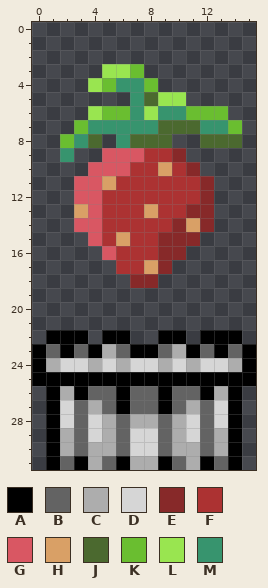
Pixel-art sprite: Graphics/Atlases/Gameplay/Head2Head/ILSelector/Idle00.png. This is how it looked before the edit.
The file is 16x32 pixels.
Palette (. is transparent): A #000000  B #636363  C #adadad  D #d6d6d6  E #872929  F #ac3232  G #d95763  H #d9a066  J #4b692f  K #6abe30  L #99e550  M #37946e
Pixels before, first column x 0:
 3 .....LLK........
 4 ....LKMMK.......
 5 .......MJLL.....
 6 ....LKKMLMMKKK..
 7 ...KMMMMMJJJMMK.
 8 ..KMJ.MJJJ..JJJ.
 9 ..M..GGGFFE.....
10 ....GGGFFHFE....
11 ...GGHFFFFFFE...
12 ...GGFFFFFFFE...
13 ...HGFFFHFFEE...
14 ...GGFFFFFEHE...
15 ....GFHFFEEE....
16 .....GFFFEE.....
17 ......FFHE......
18 .......EE.......
19 ................
20 ................
21 ................
22 .AAA.AA..AA.AAA.
23 ABABACBAABCABABA
24 ACDDCDCDDCDCDDCA
25 AAAAAAAAAAAAAAAA
26 .ACABBABBABBACA.
27 .ADBCBABBABCBDA.
28 .ADBDCBCCBCDBDA.
29 .ACBDCBDDBCDBCA.
30 .ACBCCBDDBCCBCA.
31 .ABACBACCABCABA.
After the commit:
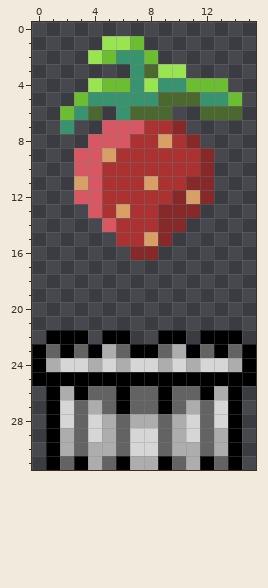
Difference:
Changed rows in their new state; - is an unchanged pixel.
first column x 2:
 1 ---LLK-------
 2 --LKMMK------
 3 ---..MJLL----
 4 ----K-LMMKKK-
 5 -KMMM-MJJJMMK
 6 KMJ.MJJJ..JJJ
 7 M..GGGFFE....
 8 ..GGGFFHFE...
 9 .GGHFF--FFE--
10 -G-FF--F-FE--
11 -H-F--H--E---
12 --------EH---
13 -.--H-FEE-.--
14 -..G---E-..--
15 --..F-H-..---
16 ---..EE..----
17 ----....-----
18 -----..------
Changed places in both pictures, as pixel boxes (x1, y1, x2, y2):
changed: (60, 36, 242, 288)
